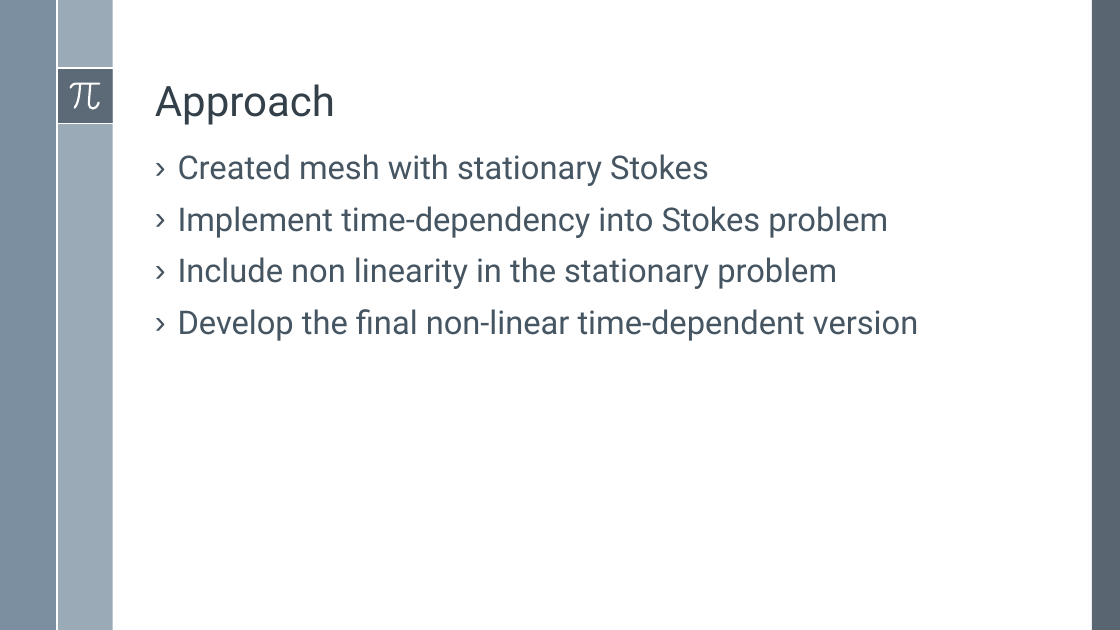
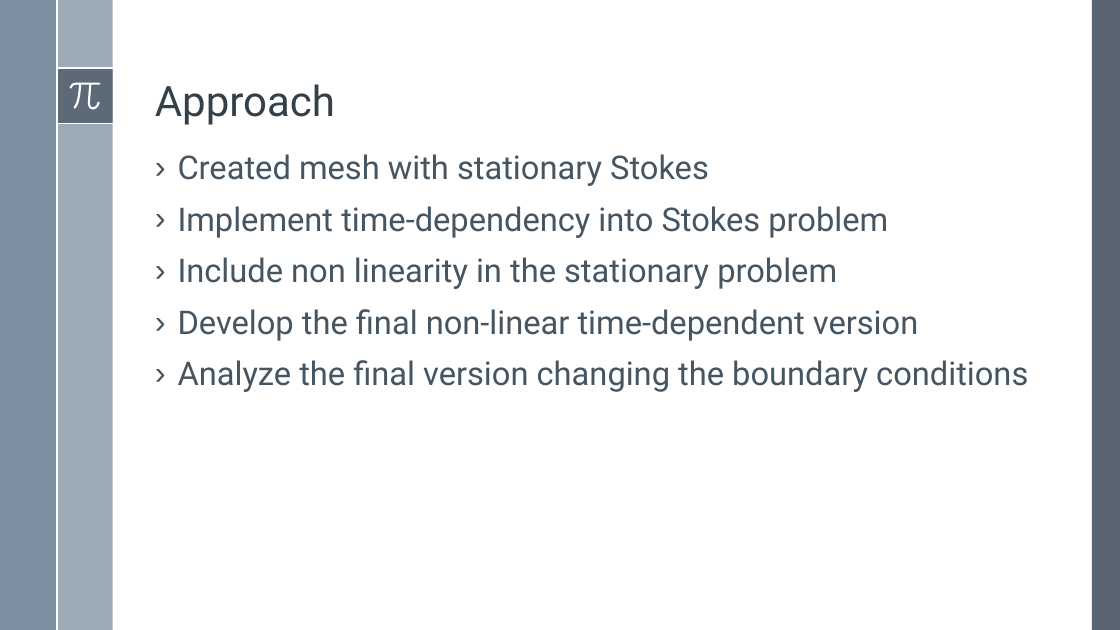
Before and after one commit to simone-fdr/navier-stokes, a slide deck: slide 2 of Presentatione_NMPDE_Navier_Stokes_temp.pptx. Drawn at 1120x630 pixels with LibreOffice and Linux fonts; fonts in the diff are those of the drawing. Boxes give left, top, right and bottom in pixels: in the first picture for what was removed or moved away, otherwise in the second. Text is boxed around its words. In the diff, an @@ line names an element or a change of style, - is before the commit and + after.

Commit message:
update presentation

```diff
--- a/Presentatione_NMPDE_Navier_Stokes_temp.pptx
+++ b/Presentatione_NMPDE_Navier_Stokes_temp.pptx
@@ text at (178,360,1028,392): paragraph added @@
+› Analyze the final version changing the boundary conditions
```
